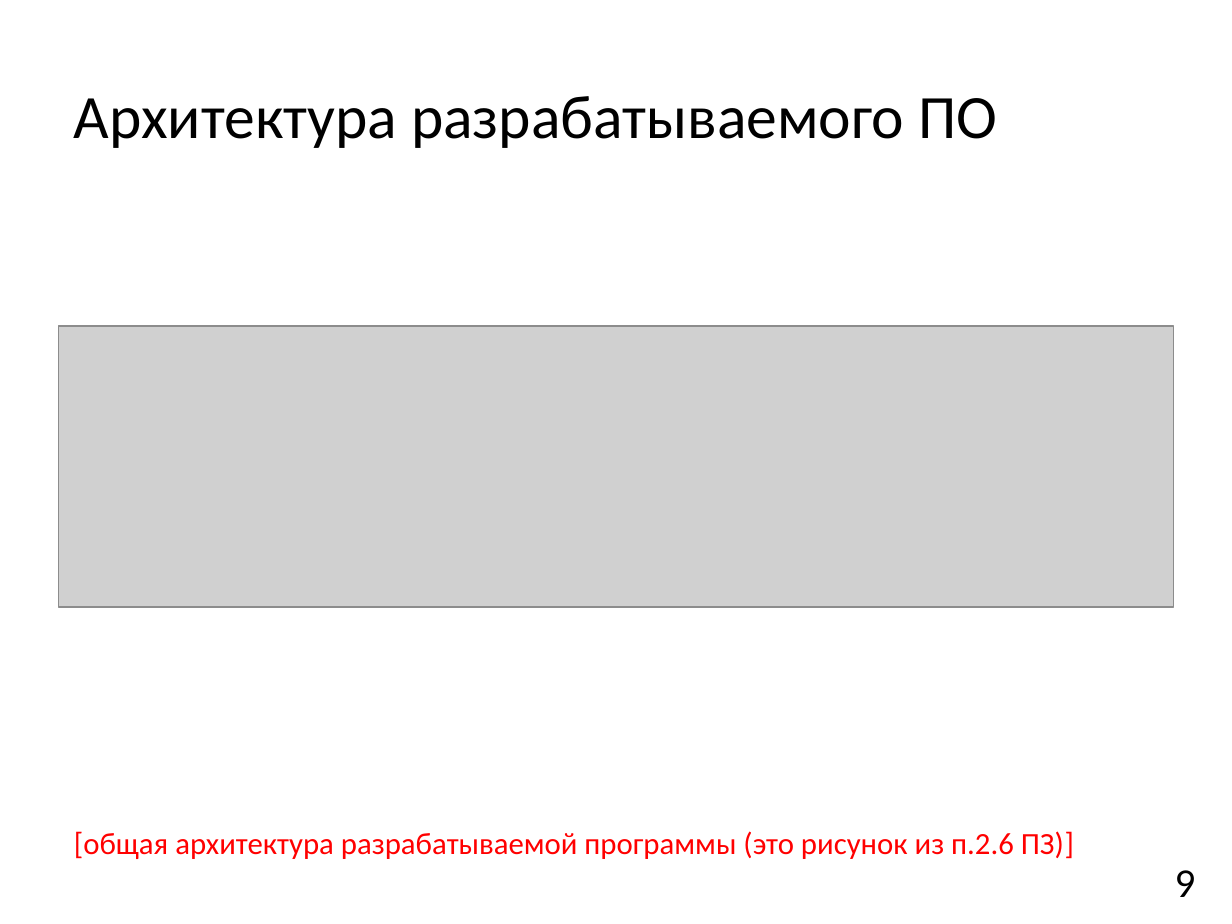
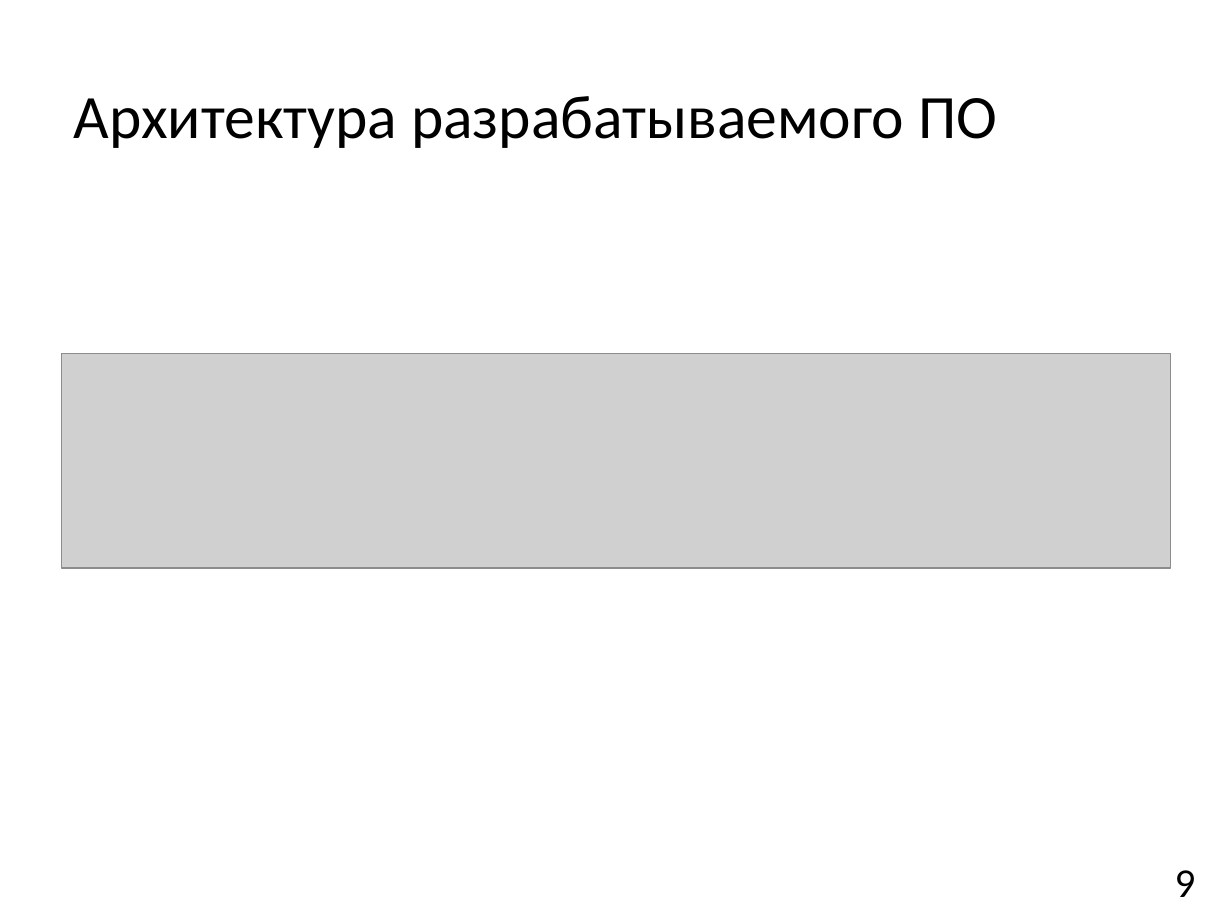
Before and after one commit to ostaaaaat/monitoring, a slide deck: slide 9 of 3 [Презентация].pptx. Drawn at 1232x924 pixels with LibreOffice and Linux fonts; fonts in the diff are those of the drawing; grey boxes stand for pictures. Boxes give left, top, right and bottom in pixels: in the first picture for what was removed or moved away, otherwise in the second. Text is boxed around its words. In the diff, an @@ line names an element or a change of style, - is before the commit and + after.

```diff
--- a/3 [Презентация].pptx
+++ b/3 [Презентация].pptx
@@ picture: place and size @@
-picture at (58, 326, 1174, 607)
+picture at (62, 354, 1170, 568)
@@ text removed at (74, 831, 1074, 859) @@
-[общая архитектура разрабатываемой программы (это рисунок из п.2.6 ПЗ)]
```
Also in this commit, not shown: 10 other slides changed, 7 slides added, 8 slides removed.
